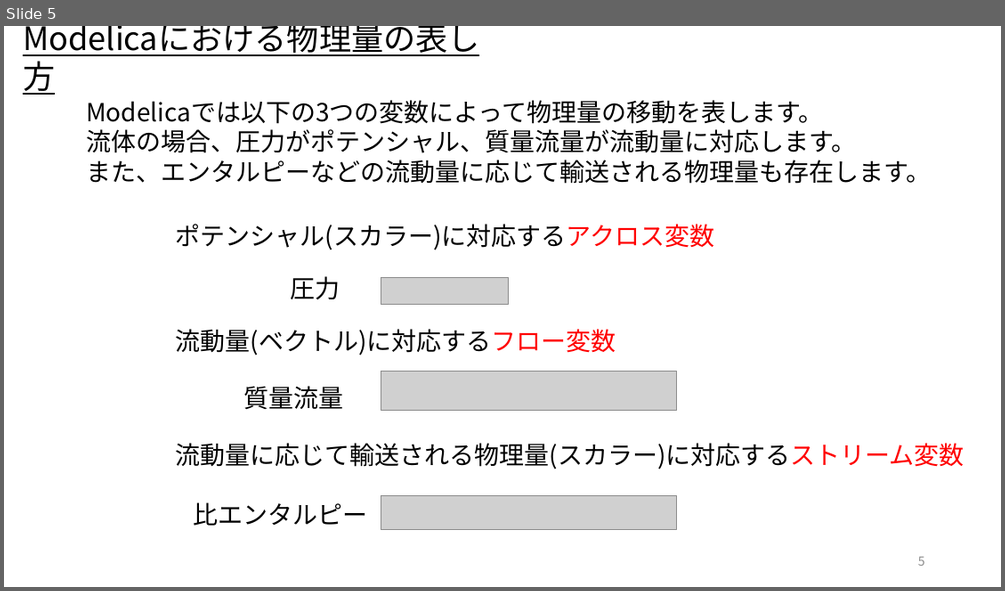
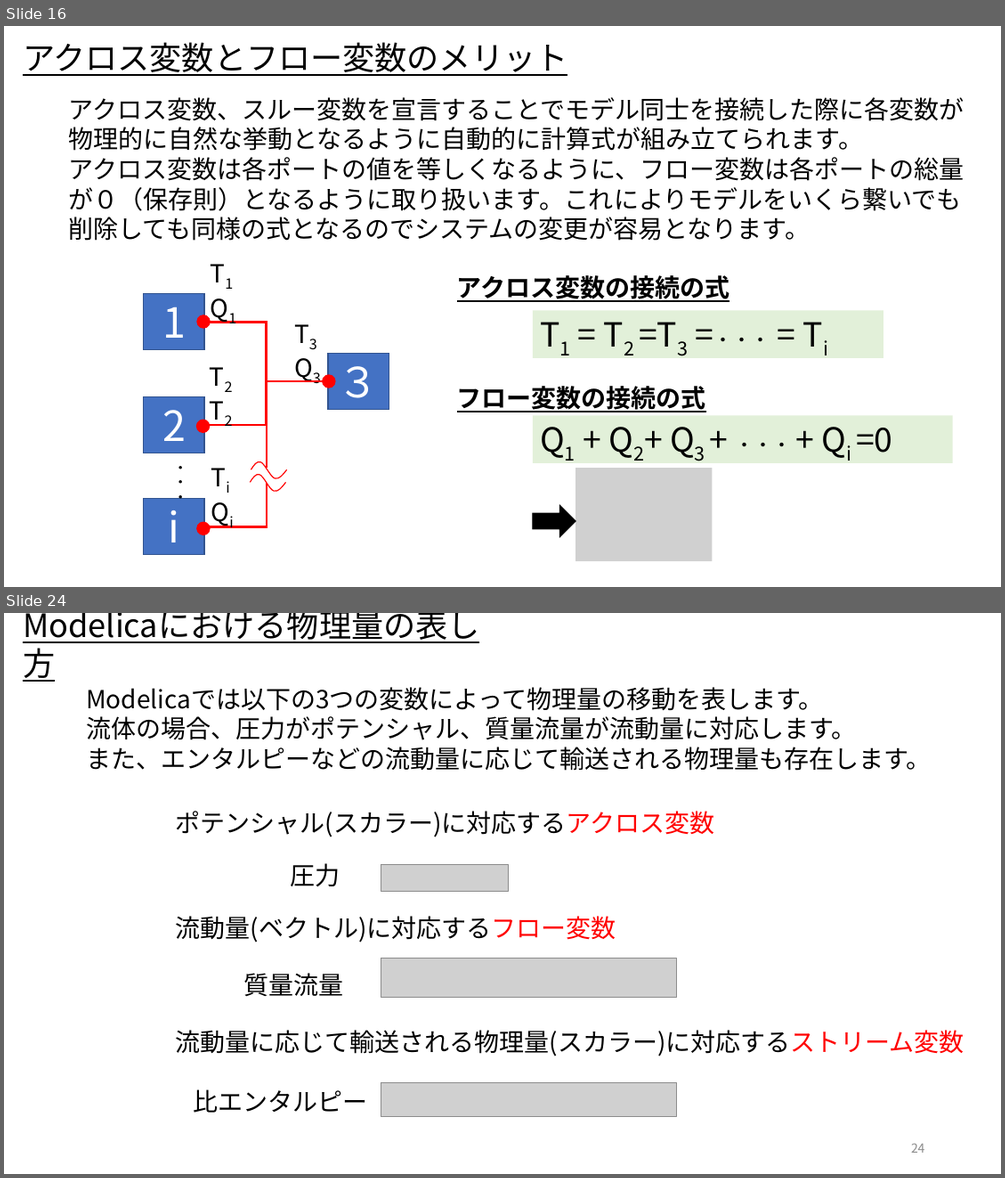
Before and after one commit to cubakija/OpenModelica_Tutorials_Ja, a slide deck: Dev/7_PhysicsDomainModel/OpenModelica_Tutorials_7_PlantModel.pptx. Shown one above the other, each under a label of ours: slide 5 before the commit, slides 16 and 24 after it; the slides between them are not shown. The pictures are 1005x591 and 1005x1178 pixels, drawn with LibreOffice and Linux fonts; fonts in the diff are those of the drawing; grey boxes stand for pictures. Boxes give left, top, right and bottom in pixels: in the first picture for what was removed or moved away, otherwise in the second. Text is boxed around its words. In the diff, an @@ line names an element or a change of style, - is before the commit and + after.

Commit message:
作成中のプラントモデル資料をアップ

```diff
--- a/Dev/7_PhysicsDomainModel/OpenModelica_Tutorials_7_PlantModel.pptx
+++ b/Dev/7_PhysicsDomainModel/OpenModelica_Tutorials_7_PlantModel.pptx
@@ slide 16 added at box(4, 26, 1001, 587), background #FFFFFF @@
@@ text added at box(23, 42, 567, 76), 31 pt, text #000000, underline @@
+アクロス変数とフロー変数のメリット
@@ text added at box(69, 97, 964, 240), 24 pt, text #000000 @@
+アクロス変数、スルー変数を宣言することでモデル同士を接続した際に各変数が物理的に自然な挙動となるように自動的に計算式が組み立てられます。
+アクロス変数は各ポートの値を等しくなるように、フロー変数は各ポートの総量が０（保存則）となるように取り扱います。これによりモデルをいくら繋いでも削除しても同様の式となるのでシステムの変更が容易となります。
@@ text added at box(457, 275, 730, 302), 24 pt, text #000000, bold, underline @@
+アクロス変数の接続の式
@@ rectangle added at box(533, 310, 883, 358), fill #E2F0D9, 32 pt, text #000000 @@
+T1 = T2 =T3 =・・・ = Ti
@@ text added at box(457, 386, 706, 412), 24 pt, text #000000, bold, underline @@
+フロー変数の接続の式
@@ rectangle added at box(533, 416, 953, 464), fill #E2F0D9, 32 pt, text #000000 @@
+Q1 + Q2+ Q3 + ・・・ + Qi =0
@@ picture added at box(575, 468, 712, 562) @@
@@ right arrow added at box(533, 506, 575, 537), fill #000000, outline #000000 1 pt @@
@@ group added at box(144, 255, 388, 555): 5 rectangles, 5 texts, 4 ellipses, 3 elbow lines, 2 freeform shapes @@
+1
+2
+T1
+Q1
+T2
+T2
+T3
+Q3
+３
+i
+・・・
+Ti
+Qi
@@ what was slide 5 is now slide 24 @@
@@ page number at box(911, 1143, 925, 1152): text changed @@
-5
+24
```
Also in this commit, not shown: 7 slides changed, 59 other slides added, 1 slide removed.
